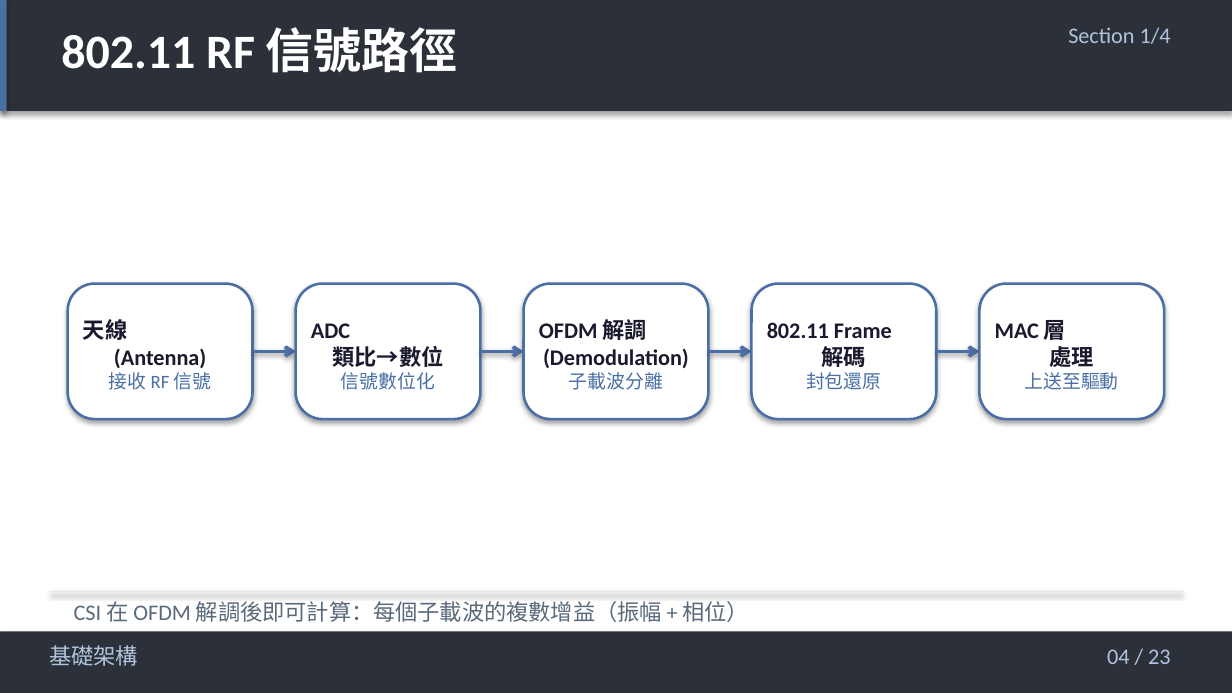
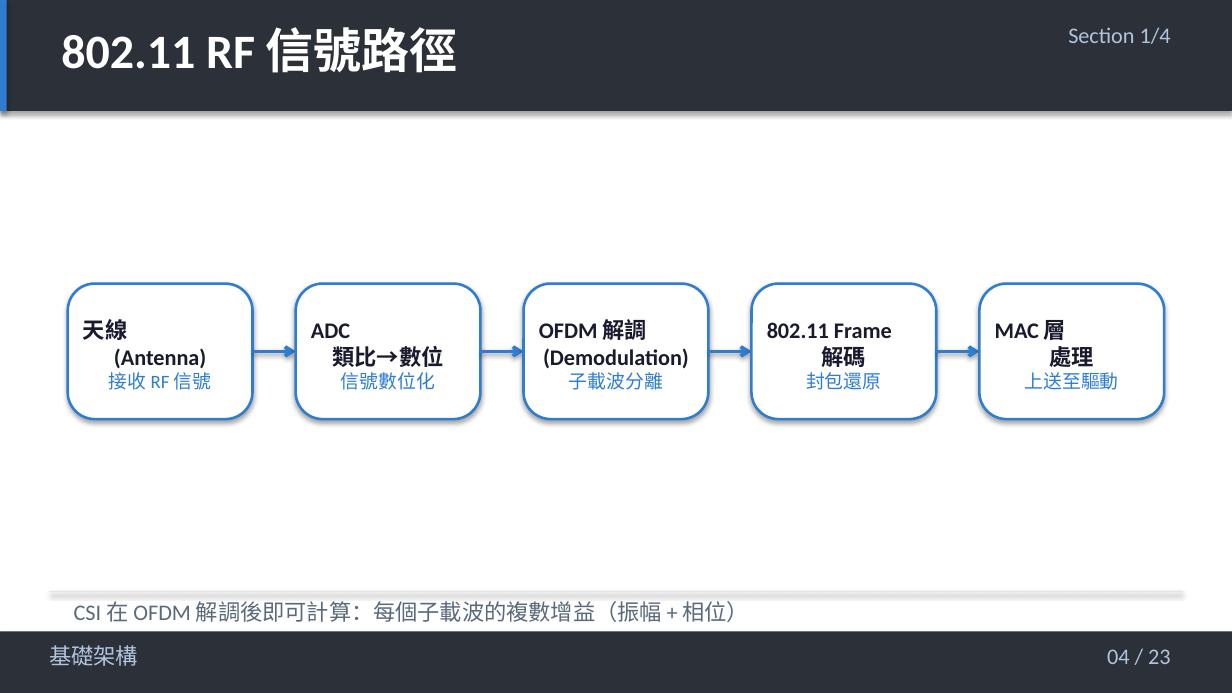
Before and after one commit to jacky92219-cell/network-ppt-project, a slide deck: slide 4 of output/network-card-csi-v5.1-charcoal.pptx. Drawn at 1232x693 pixels with LibreOffice and Linux fonts; fonts in the diff are those of the drawing. Boxes give left, top, right and bottom in pixels: in the first picture for what was removed or moved away, otherwise in the second. Text is boxed around its words. In the diff, an @@ line names an element or a change of style, - is before the commit and + after.

```diff
--- a/output/network-card-csi-v5.1-charcoal.pptx
+++ b/output/network-card-csi-v5.1-charcoal.pptx
@@ rectangle at <box>0,0,7,111</box>: fill #4A6FA5 to #2E7DD1 @@
@@ outline #4A6FA5 1.5 pt to #2E7DD1 1.5 pt in 5 elements at <box>68,283,253,419</box>, <box>296,283,480,419</box>, <box>524,283,708,419</box>, <box>752,283,936,419</box>, <box>979,283,1164,419</box> @@
@@ arrow (253, 351) - (296, 351): stroke #4A6FA5 2 pt to #2E7DD1 2 pt @@
@@ arrow (480, 351) - (524, 351): stroke #4A6FA5 2 pt to #2E7DD1 2 pt @@
@@ arrow (708, 351) - (752, 351): stroke #4A6FA5 2 pt to #2E7DD1 2 pt @@
@@ arrow (936, 351) - (979, 351): stroke #4A6FA5 2 pt to #2E7DD1 2 pt @@
@@ text in rounded rectangle at <box>109,372,212,390</box>: text colour #4A6FA5 to #2E7DD1 in "接收 RF 信號" @@
@@ text in rounded rectangle at <box>341,372,435,390</box>: text colour #4A6FA5 to #2E7DD1 in "信號數位化" @@
@@ text in rounded rectangle at <box>569,372,663,390</box>: text colour #4A6FA5 to #2E7DD1 in "子載波分離" @@
@@ text in rounded rectangle at <box>806,372,881,390</box>: text colour #4A6FA5 to #2E7DD1 in "封包還原" @@
@@ text in rounded rectangle at <box>1025,372,1119,390</box>: text colour #4A6FA5 to #2E7DD1 in "上送至驅動" @@
```
Also in this commit, not shown: 22 other slides changed, 1 other file.
